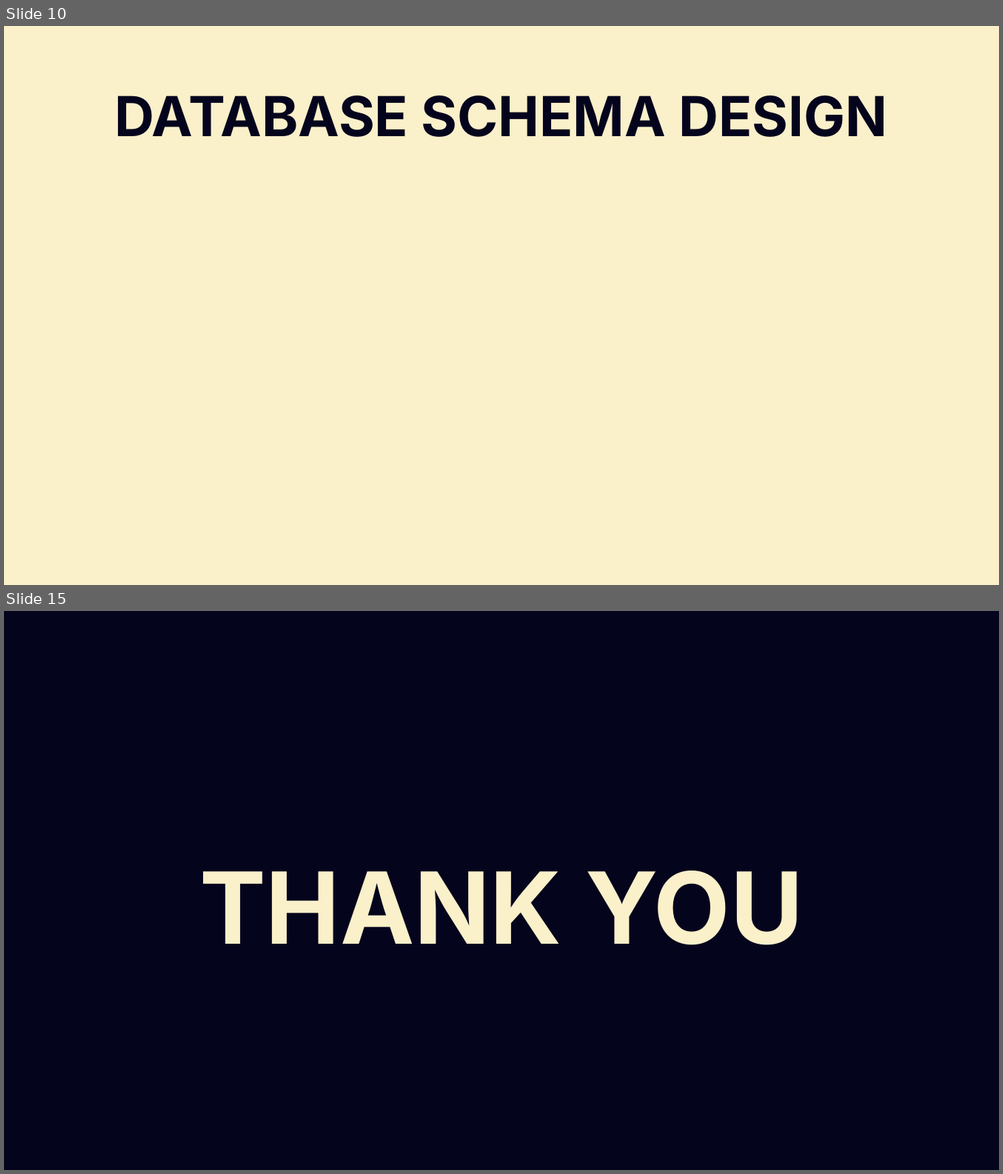
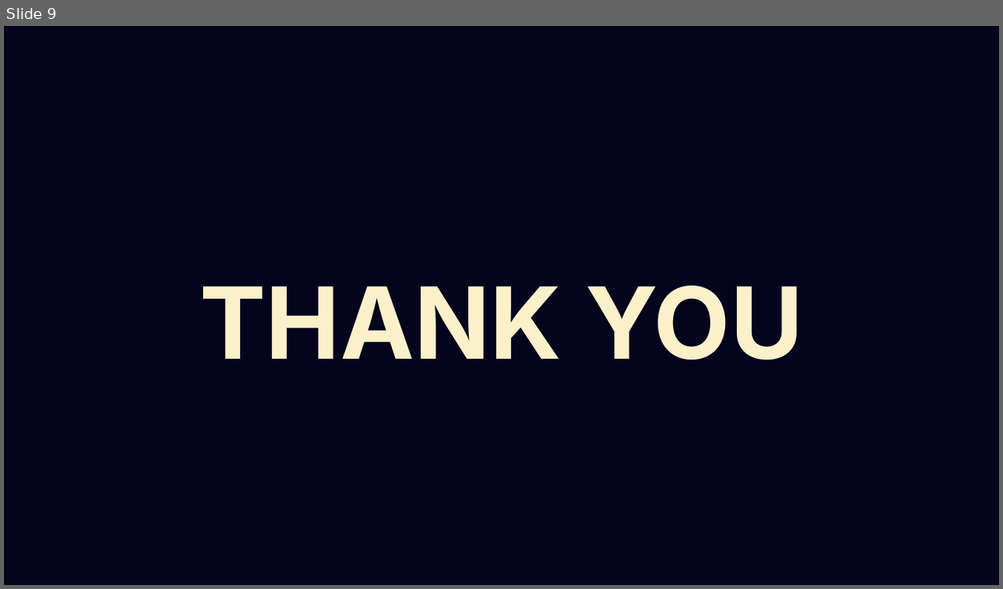
Before and after one commit to nair-j-karthik/DS-5110, a slide deck: docs/Final Presenation.pptx. Shown one above the other, each under a label of ours: slides 10 and 15 before the commit, slide 9 after it; the slides between them are not shown. The pictures are 1003x1174 and 1003x589 pixels, drawn with LibreOffice and Linux fonts; fonts in the diff are those of the drawing; background and template pictures are left out. Boxes give left, top, right and bottom in pixels: in the first picture for what was removed or moved away, otherwise in the second. Text is boxed around its words. In the diff, an @@ line names an element or a change of style, - is before the commit and + after.

```diff
--- a/docs/Final Presenation.pptx
+++ b/docs/Final Presenation.pptx
@@ slide 10 removed at <box>4,26,999,585</box>, background #FAF0CA @@
@@ text removed at <box>114,96,888,137</box> @@
-DATABASE SCHEMA DESIGN
@@ what was slide 15 is now slide 9 @@
```
Also in this commit, not shown: 4 slides changed, 4 slides added, 9 other slides removed.
